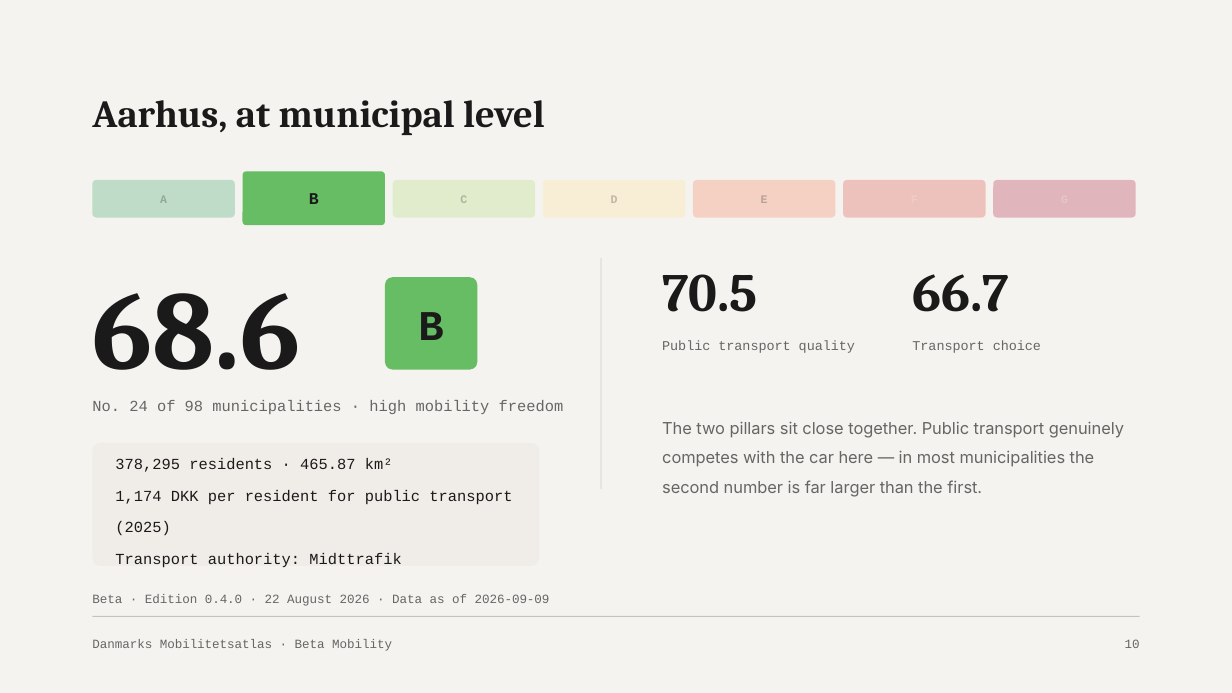
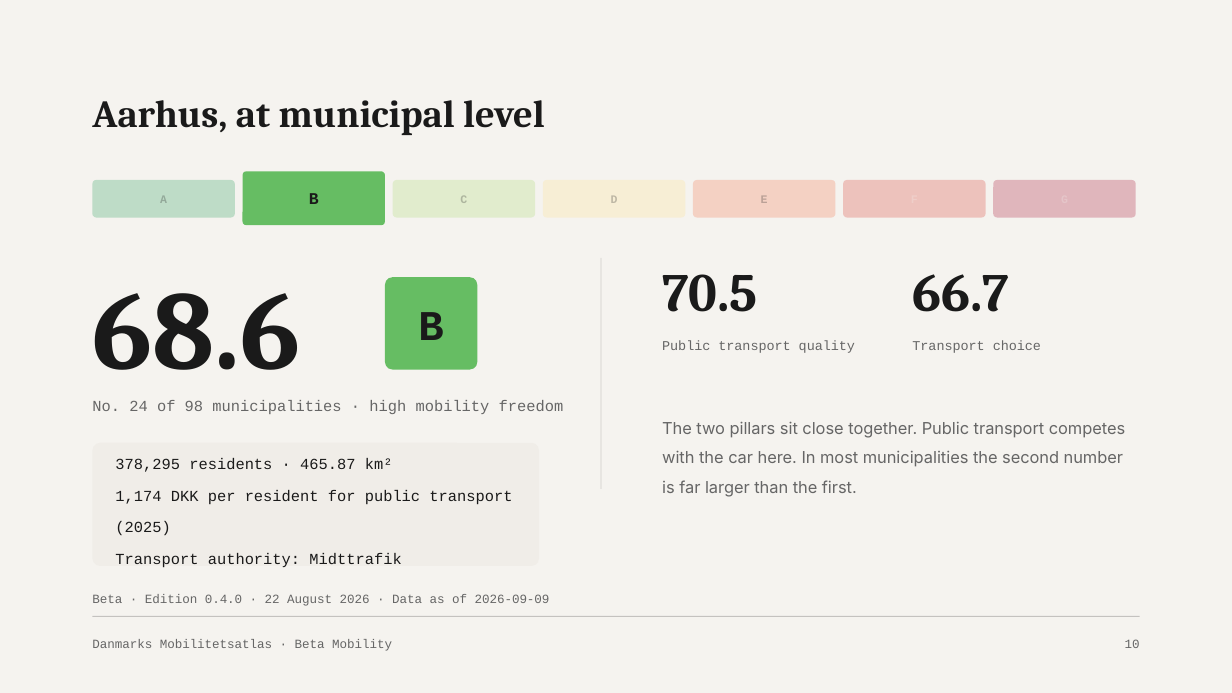
Before and after one commit to betamobility/slides, a slide deck: slide 11 of decks/mobilitetsatlas-intro/Mobilitetsatlas-introduktion.pptx. Drawn at 1232x693 pixels with LibreOffice and Linux fonts; fonts in the diff are those of the drawing. Boxes give left, top, right and bottom in pixels: in the first picture for what was removed or moved away, otherwise in the second. Text is boxed around its words. In the diff, an @@ line names an element or a change of style, - is before the commit and + after.

```diff
--- a/decks/mobilitetsatlas-intro/Mobilitetsatlas-introduktion.pptx
+++ b/decks/mobilitetsatlas-intro/Mobilitetsatlas-introduktion.pptx
@@ text at <box>662,422,1125,497</box>: text changed @@
-The two pillars sit close together. Public transport genuinely competes with the car here — in most municipalities the second number is far larger than the first.
+The two pillars sit close together. Public transport competes with the car here. In most municipalities the second number is far larger than the first.
```
Also in this commit, not shown: 11 other slides changed, 2 other files.
